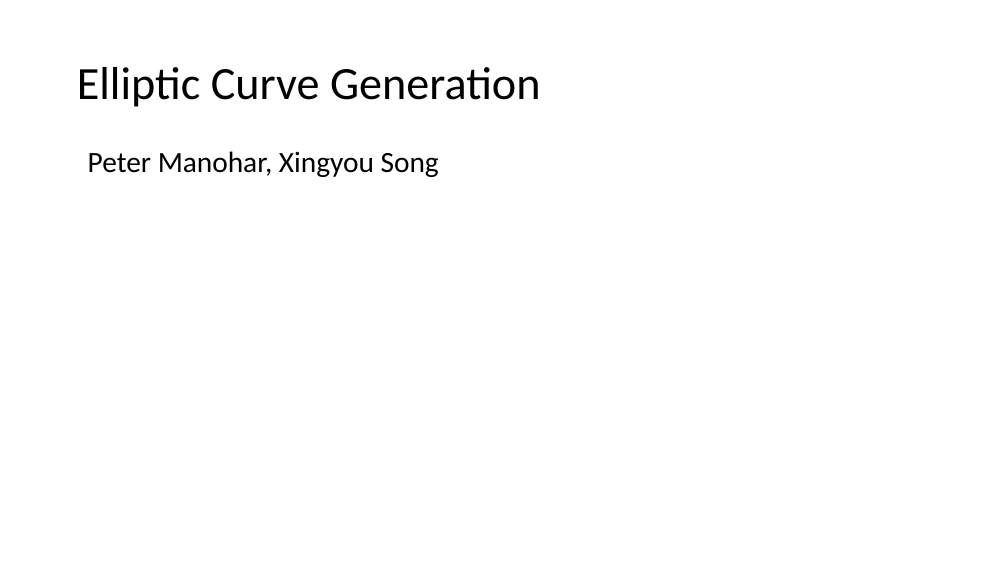
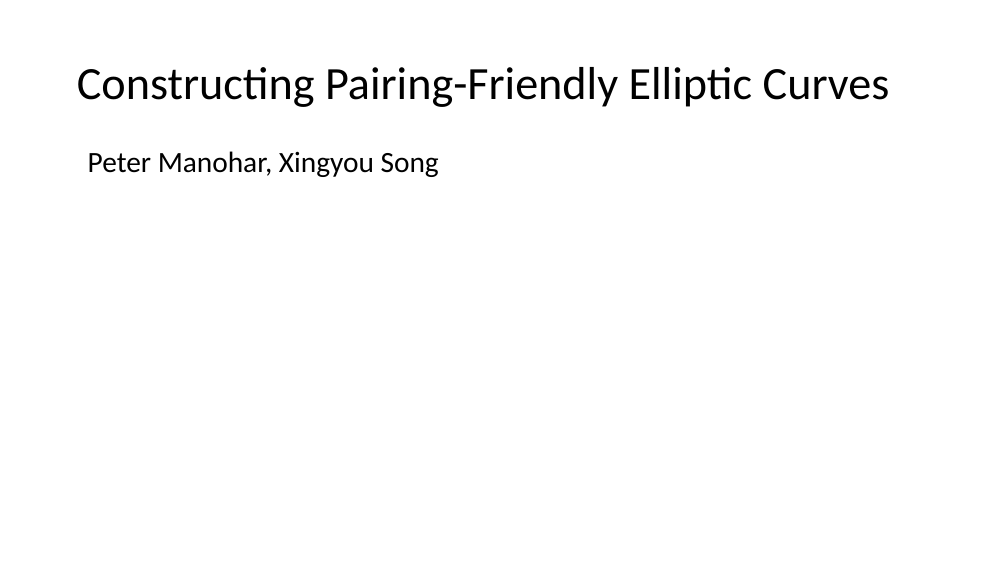
Before and after one commit to Srizzle/CS276-Project-Writeup, a slide deck: slide 1 of Presentation.ppt.pptx. Drawn at 1008x567 pixels with LibreOffice and Linux fonts; fonts in the diff are those of the drawing. Boxes give left, top, right and bottom in pixels: in the first picture for what was removed or moved away, otherwise in the second. Text is boxed around its words. In the diff, an @@ line names an element or a change of style, - is before the commit and + after.

Commit message:
Updated presentation

```diff
--- a/Presentation.ppt.pptx
+++ b/Presentation.ppt.pptx
@@ title at (77,67,890,107): text changed @@
-Elliptic Curve Generation
+Constructing Pairing-Friendly Elliptic Curves
```
Also in this commit, not shown: 8 slides added, 1 slide removed, 8 other files.
